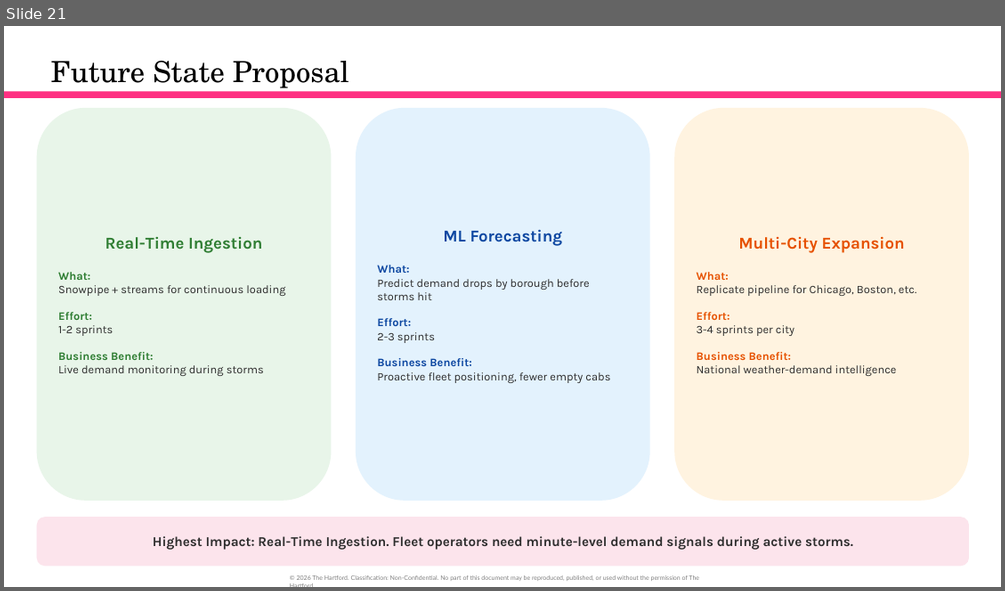
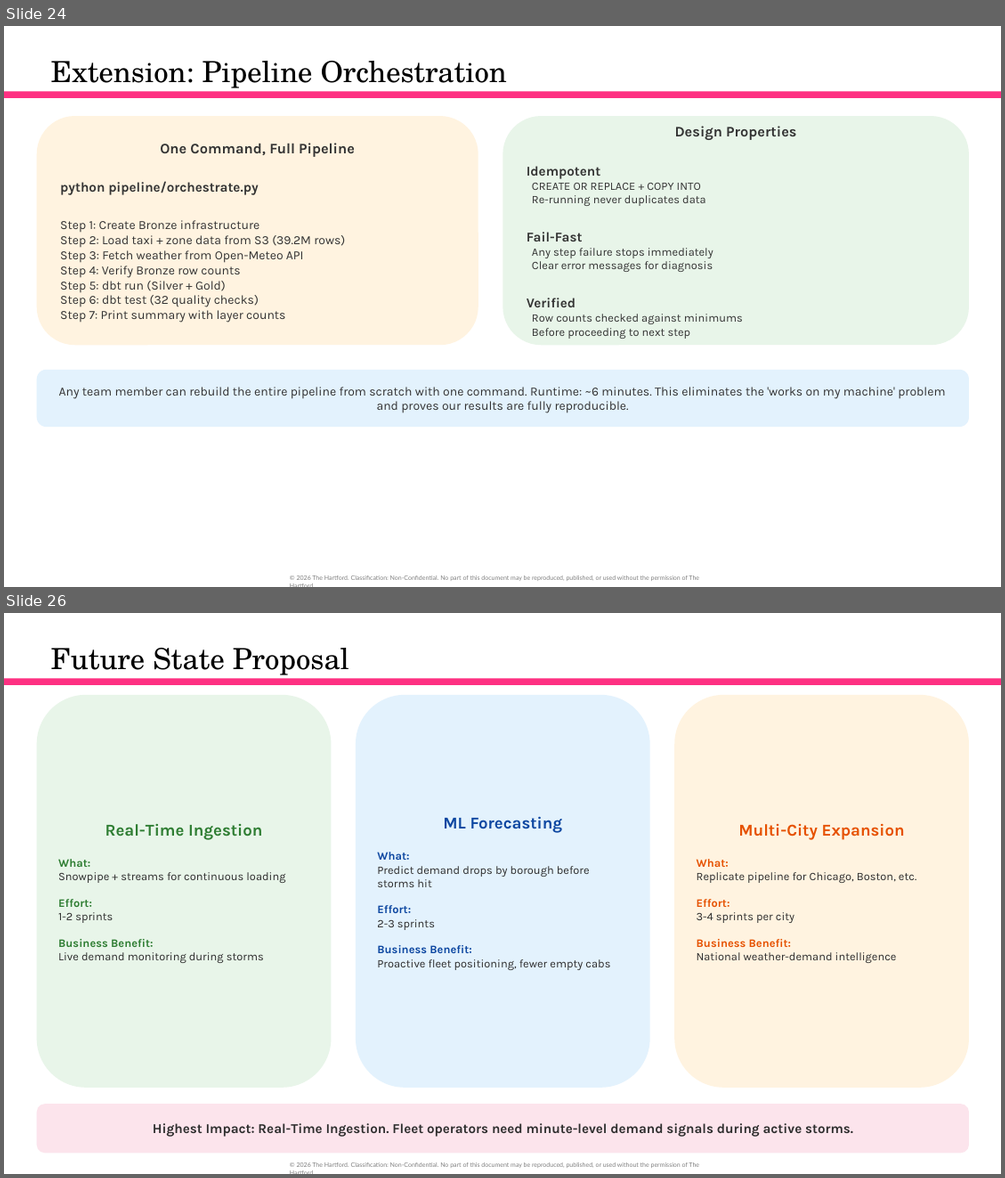
Before and after one commit to orlandojmarin/nyc-taxi-capstone, a slide deck: docs/Capstone_Presentation.pptx. Shown one above the other, each under a label of ours: slide 21 before the commit, slides 24 and 26 after it; the slides between them are not shown. The pictures are 1005x591 and 1005x1178 pixels, drawn with LibreOffice and Linux fonts; fonts in the diff are those of the drawing. Boxes give left, top, right and bottom in pixels: in the first picture for what was removed or moved away, otherwise in the second. Text is boxed around its words. In the diff, an @@ line names an element or a change of style, - is before the commit and + after.

Commit message:
Update presentation with extensions section and filled-in findings

```diff
--- a/docs/Capstone_Presentation.pptx
+++ b/docs/Capstone_Presentation.pptx
@@ slide 24 added at <box>4,26,1001,587</box>, background #FFFFFF; not listed: 1 template element that a slide beside it also shows @@
@@ title added at <box>51,61,507,92</box>, 28 pt, text #000000 @@
+Extension: Pipeline Orchestration
@@ rectangle added at <box>4,91,1001,98</box>, fill #FE3082 @@
@@ rounded rectangle added at <box>37,116,479,345</box>, fill #FFF3E0, 12 pt, text #333333 @@
+One Command, Full Pipeline
+python pipeline/orchestrate.py
+Step 1: Create Bronze infrastructure
+Step 2: Load taxi + zone data from S3 (39.2M rows)
+Step 3: Fetch weather from Open-Meteo API
+Step 4: Verify Bronze row counts
+Step 5: dbt run (Silver + Gold)
+Step 6: dbt test (32 quality checks)
+Step 7: Print summary with layer counts
@@ rounded rectangle added at <box>502,116,969,345</box>, fill #E8F5E9, 11 pt, text #333333 @@
+Design Properties
+Idempotent
+CREATE OR REPLACE + COPY INTO
+Re-running never duplicates data
+Fail-Fast
+Any step failure stops immediately
+Clear error messages for diagnosis
+Verified
+Row counts checked against minimums
+Before proceeding to next step
@@ rounded rectangle added at <box>37,370,970,426</box>, fill #E3F2FD, 12 pt, text #333333 @@
+Any team member can rebuild the entire pipeline from scratch with one command. Runtime: ~6 minutes. This eliminates the 'works on my machine' problem and proves our results are fully reproducible.
@@ what was slide 21 is now slide 26 @@
```
Also in this commit, not shown: 9 slides changed, 6 other slides added, 2 slides removed, 3 other files.
